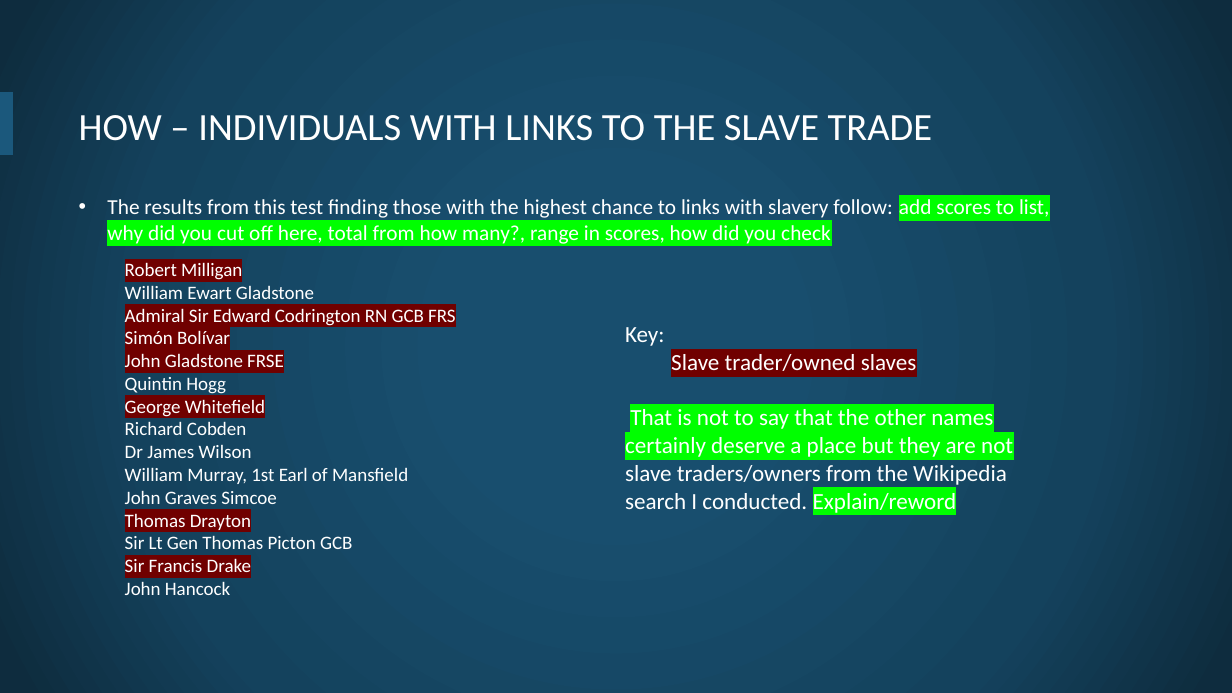
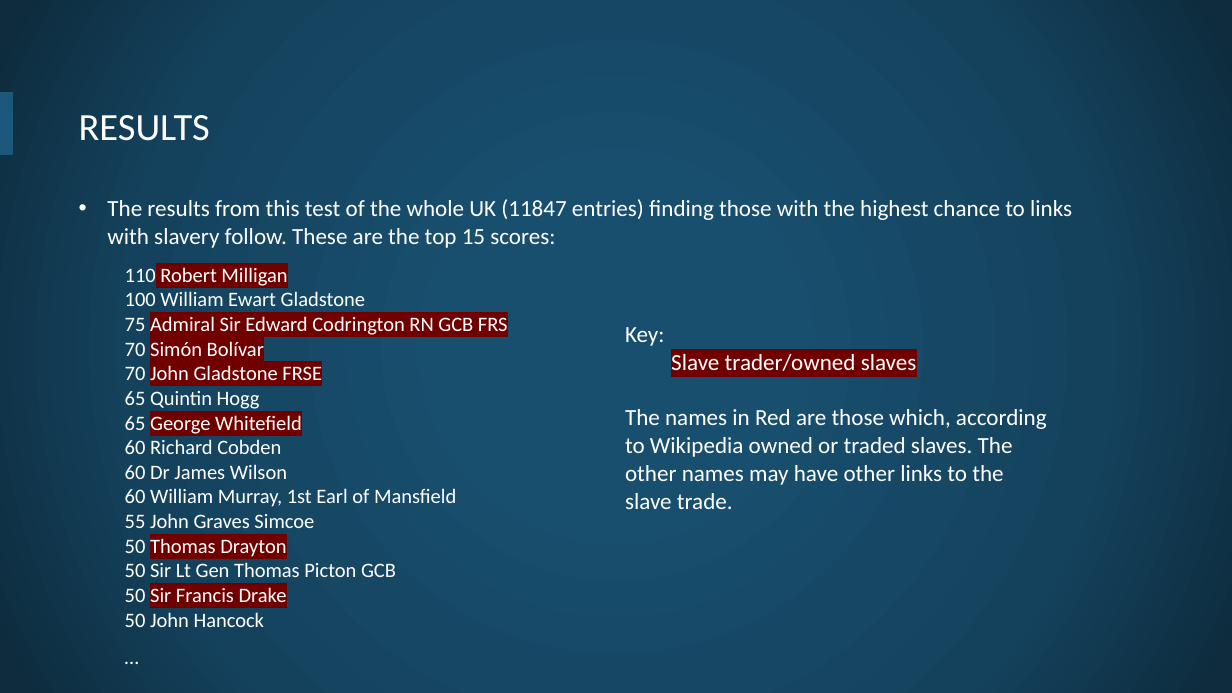
Before and after one commit to openheritage/open-plaques-diversity, a slide deck: slide 9 of The diversity of plaques in London.pptx (slide 8 before the commit). Drawn at 1232x693 pixels with LibreOffice and Linux fonts; fonts in the diff are those of the drawing; background and template pictures are left out. Boxes give left, top, right and bottom in pixels: in the first picture for what was removed or moved away, otherwise in the second. Text is boxed around its words. In the diff, an @@ line names an element or a change of style, - is before the commit and + after.

```diff
--- a/The diversity of plaques in London.pptx
+++ b/The diversity of plaques in London.pptx
@@ title at bbox=[79, 115, 210, 141]: text changed @@
-HOW – INDIVIDUALS WITH LINKS TO THE SLAVE TRADE
+RESULTS
@@ text at bbox=[107, 199, 1072, 627]: text changed; size 14.8 to 16 pt @@
-• The results from this test finding those with the highest chance to links with slavery follow: add scores to list, why did you cut off here, total from how many?, range in scores, how did you check
-  Robert Milligan
-  William Ewart Gladstone
-  Admiral Sir Edward Codrington RN GCB FRS
-  Simón Bolívar
-  John Gladstone FRSE
-  Quintin Hogg
-  George Whitefield
-  Richard Cobden
-  Dr James Wilson
-  William Murray, 1st Earl of Mansfield
-  John Graves Simcoe
-  Thomas Drayton
-  Sir Lt Gen Thomas Picton GCB
-  Sir Francis Drake
-  John Hancock
+• The results from this test of the whole UK (11847 entries) finding those with the highest chance to links with slavery follow. These are the top 15 scores:
+  110 Robert Milligan
+  100 William Ewart Gladstone
+  75 Admiral Sir Edward Codrington RN GCB FRS
+  70 Simón Bolívar
+  70 John Gladstone FRSE
+  65 Quintin Hogg
+  65 George Whitefield
+  60 Richard Cobden
+  60 Dr James Wilson
+  60 William Murray, 1st Earl of Mansfield
+  55 John Graves Simcoe
+  50 Thomas Drayton
+  50 Sir Lt Gen Thomas Picton GCB
+  50 Sir Francis Drake
+  50 John Hancock
+  …
@@ text at bbox=[625, 409, 1047, 509]: text changed @@
-That is not to say that the other names certainly deserve a place but they are not slave traders/owners from the Wikipedia search I conducted. Explain/reword
+The names in Red are those which, according to Wikipedia owned or traded slaves. The other names may have other links to the slave trade.
```
Also in this commit, not shown: 4 other slides changed, 5 slides added, 3 slides removed.
